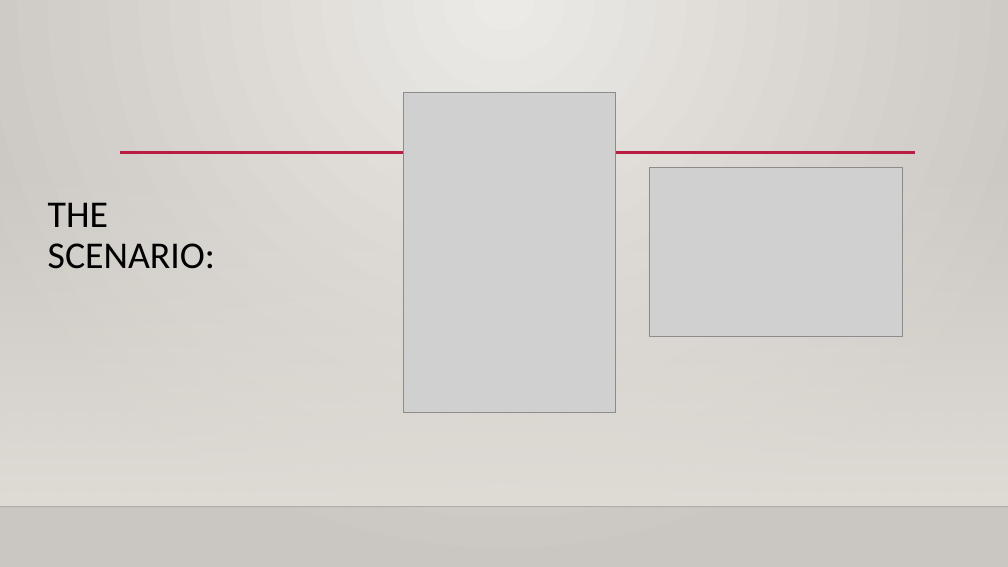
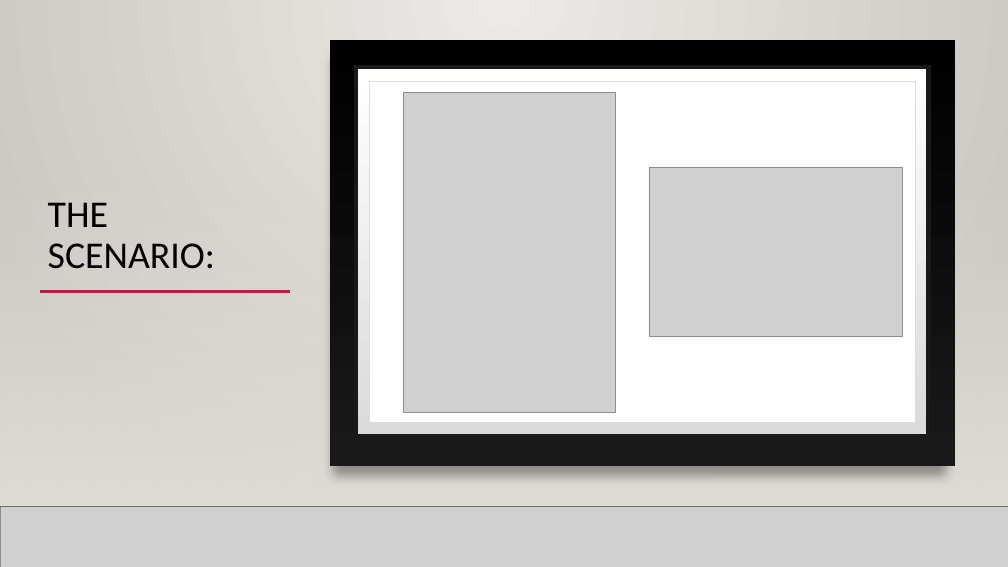
Before and after one commit to scavazos4/Project_One, a slide deck: slide 2 of Sacramento Real Estate.pptx. Drawn at 1008x567 pixels with LibreOffice and Linux fonts; fonts in the diff are those of the drawing; grey boxes stand for pictures; background and template pictures are left out. Boxes give left, top, right and bottom in pixels: in the first picture for what was removed or moved away, otherwise in the second. Text is boxed around its words. In the diff, an @@ line names an element or a change of style, - is before the commit and + after.

```diff
--- a/Sacramento Real Estate.pptx
+++ b/Sacramento Real Estate.pptx
@@ rectangle added at [0, 0, 1008, 567], fill gradient #ECEAE7 to #CAC7C1 @@
@@ rectangle added at [330, 40, 955, 466], fill gradient #000001 to #191919 @@
@@ rectangle added at [356, 67, 929, 436], fill gradient #DADADA to #FFFFFE, outline #191919 4 pt @@
@@ rectangle added at [370, 81, 916, 423], fill #FFFFFF, outline #DFDBD5 0.5 pt @@
@@ rectangle added at [0, 167, 1008, 507], fill gradient #DFDBD5 @@
@@ rectangle added at [0, 167, 1008, 507], fill gradient #DFDBD5 @@
@@ line added from (40, 292) to (290, 292), #B71E42 2.5 pt @@
@@ line added from (200, 292) to (914, 292), #B71E42 2.5 pt @@
@@ line added from (0, 507) to (1008, 507), #000001 1 pt @@
@@ picture added at [0, 507, 1008, 567] @@
@@ line added from (0, 507) to (1008, 507), #000001 1 pt @@
```
Also in this commit, not shown: 1 other slide changed.
